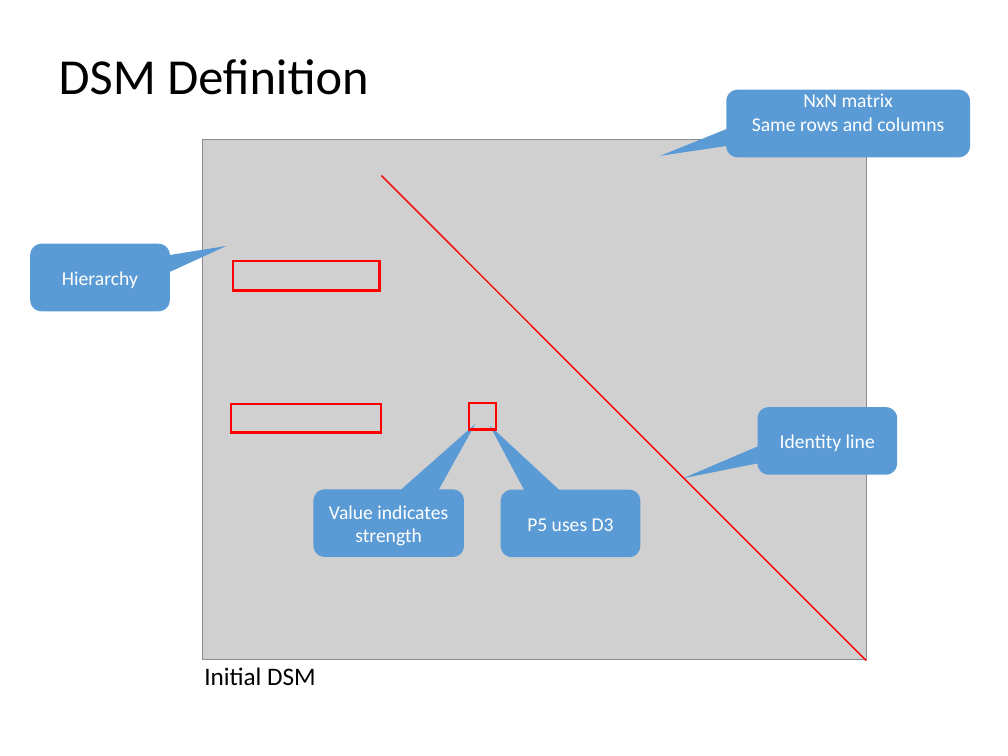
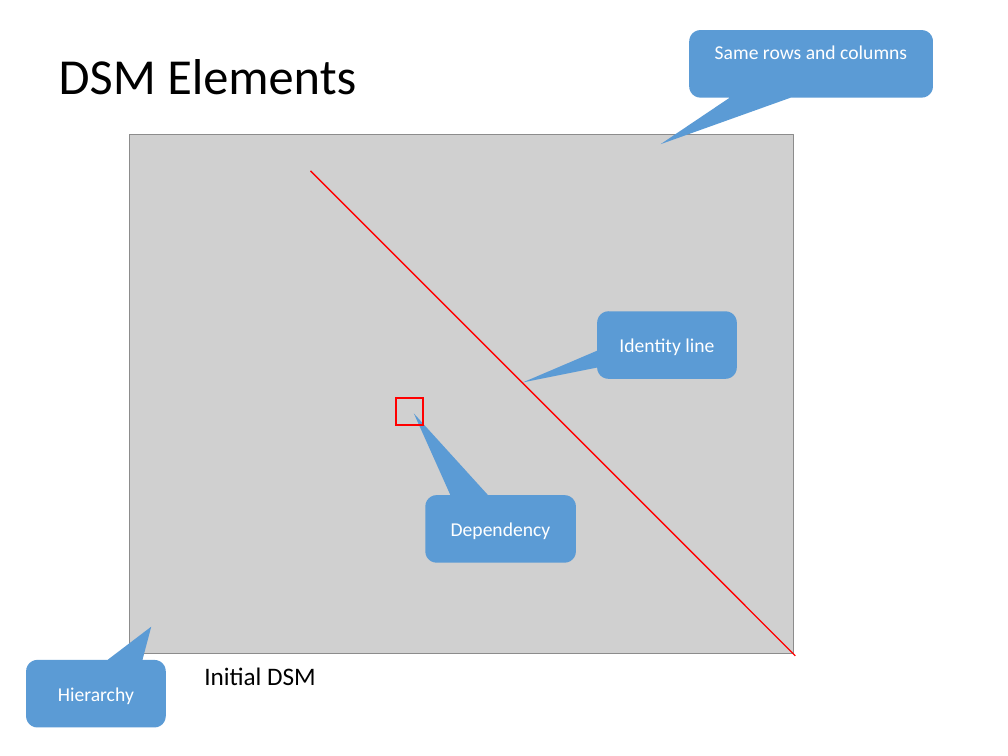
Before and after one commit to dsmsuite/dsmsuite.github.io, a slide deck: slide 14 of documents/DsmPresentation.pptx. Drawn at 1008x756 pixels with LibreOffice and Linux fonts; fonts in the diff are those of the drawing; grey boxes stand for pictures. Boxes give left, top, right and bottom in pixels: in the first picture for what was removed or moved away, otherwise in the second. Text is boxed around its words. In the diff, an @@ line names an element or a change of style, - is before the commit and + after.

```diff
--- a/documents/DsmPresentation.pptx
+++ b/documents/DsmPresentation.pptx
@@ text at bbox=[59, 59, 356, 95]: text changed @@
-DSM Definition
+DSM Elements
@@ rounded speech box "Same rows and columns": place and size @@
-rounded speech box "Same rows and columns" at bbox=[726, 90, 970, 157]
+rounded speech box "Same rows and columns" at bbox=[689, 30, 933, 98]
@@ text in rounded speech box at bbox=[803, 93, 893, 107]: paragraph removed @@
-NxN matrix
@@ picture: place and size @@
-picture at bbox=[203, 140, 867, 660]
+picture at bbox=[129, 134, 793, 654]
@@ line moved from (381, 175) - (866, 660) to (310, 170) - (795, 656) @@
@@ rectangle removed at bbox=[233, 261, 380, 290] @@
@@ rounded speech box "Identity line": place and size @@
-rounded speech box "Identity line" at bbox=[757, 407, 897, 475]
+rounded speech box "Identity line" at bbox=[597, 311, 737, 379]
@@ rectangle removed at bbox=[231, 403, 381, 432] @@
@@ rectangle: place and size @@
-rectangle at bbox=[469, 403, 496, 429]
+rectangle at bbox=[395, 398, 423, 426]
@@ rectangle at bbox=[395, 398, 423, 426]: mirrored @@
@@ proportions changed in 3 elements at bbox=[689, 30, 933, 98], bbox=[26, 660, 166, 728], bbox=[425, 495, 576, 562] @@
@@ rounded speech box "Dependency": place and size @@
-rounded speech box "Dependency" at bbox=[313, 490, 464, 557]
+rounded speech box "Dependency" at bbox=[425, 495, 576, 562]
@@ rounded speech box removed at bbox=[501, 490, 641, 557] @@
-P5 uses D3
@@ text in rounded speech box at bbox=[451, 522, 551, 539]: text changed @@
-Value indicates strength
+Dependency
@@ rounded speech box "Hierarchy": place and size @@
-rounded speech box "Hierarchy" at bbox=[30, 244, 170, 311]
+rounded speech box "Hierarchy" at bbox=[26, 660, 166, 728]
```
Also in this commit, not shown: 24 other slides changed, 20 slides added, 4 slides removed.
